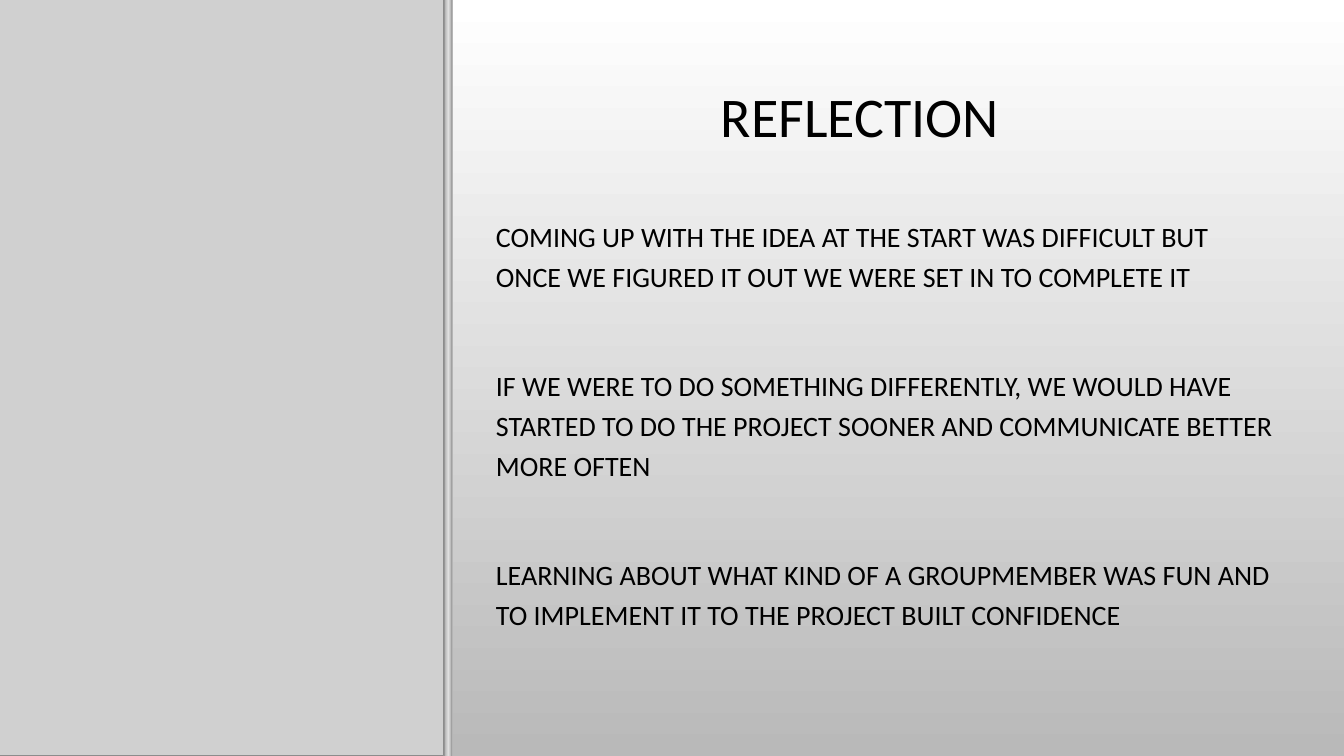
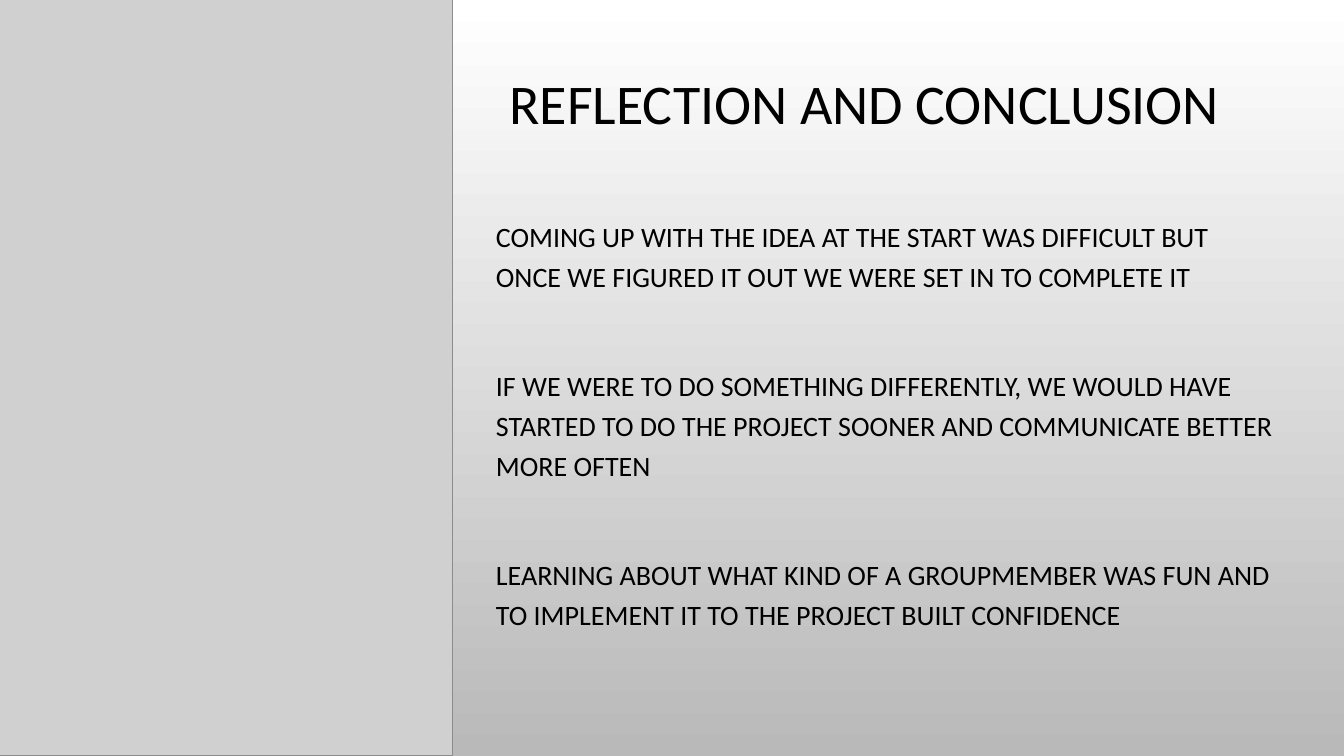
Before and after one commit to JennaAalto/Projekti, a slide deck: slide 8 of SäähänSopivaFinal.pptx (slide 4 before the commit). Drawn at 1344x756 pixels with LibreOffice and Linux fonts; fonts in the diff are those of the drawing; grey boxes stand for pictures; background and template pictures are left out. Boxes give left, top, right and bottom in pixels: in the first picture for what was removed or moved away, otherwise in the second. Text is boxed around its words. In the diff, an @@ line names an element or a change of style, - is before the commit and + after.

```diff
--- a/SäähänSopivaFinal.pptx
+++ b/SäähänSopivaFinal.pptx
@@ picture: place and size @@
-picture at [0,0,444,756]
+picture at [0,0,453,756]
@@ title at [509,87,1219,125]: text changed @@
-REFLECTION
+REFLECTION AND CONCLUSION
```
Also in this commit, not shown: 5 slides added, 12 other files.
